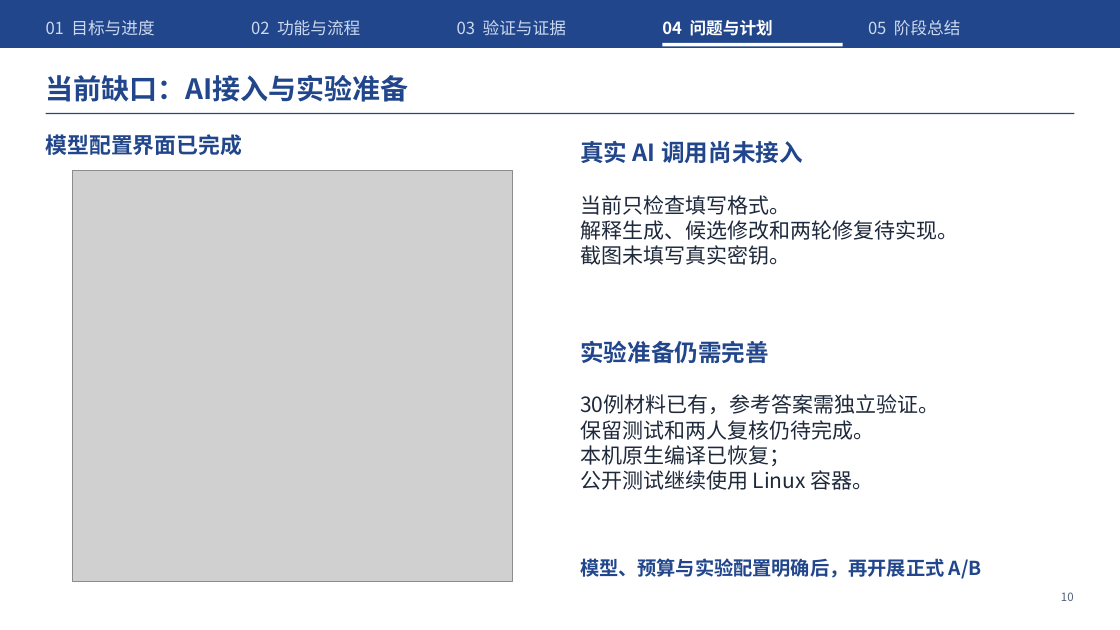
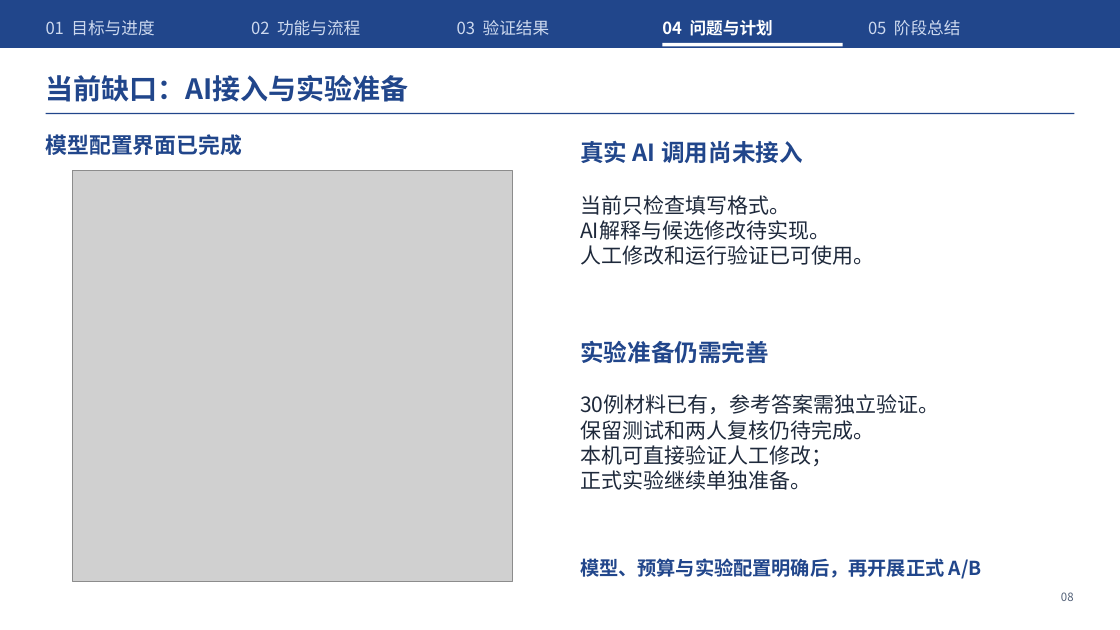
Before and after one commit to Frank72316/cangjie-code-doctor, a slide deck: slide 8 of docs/midterm-defense.pptx (slide 10 before the commit). Drawn at 1120x630 pixels with LibreOffice and Linux fonts; fonts in the diff are those of the drawing; grey boxes stand for pictures. Boxes give left, top, right and bottom in pixels: in the first picture for what was removed or moved away, otherwise in the second. Text is boxed around its words. In the diff, an @@ line names an element or a change of style, - is before the commit and + after.

```diff
--- a/docs/midterm-defense.pptx
+++ b/docs/midterm-defense.pptx
@@ text at (457,20,550,36): text changed @@
-03 验证与证据
+03 验证结果
@@ text at (580,220,874,265): text changed @@
-解释生成、候选修改和两轮修复待实现。
-截图未填写真实密钥。
+AI解释与候选修改待实现。
+人工修改和运行验证已可使用。
@@ text at (580,445,832,490): text changed @@
-本机原生编译已恢复；
-公开测试继续使用 Linux 容器。
+本机可直接验证人工修改；
+正式实验继续单独准备。
@@ text at (1061,592,1074,601): text changed @@
-10
+08
```
Also in this commit, not shown: 10 other slides changed, 21 other files.
